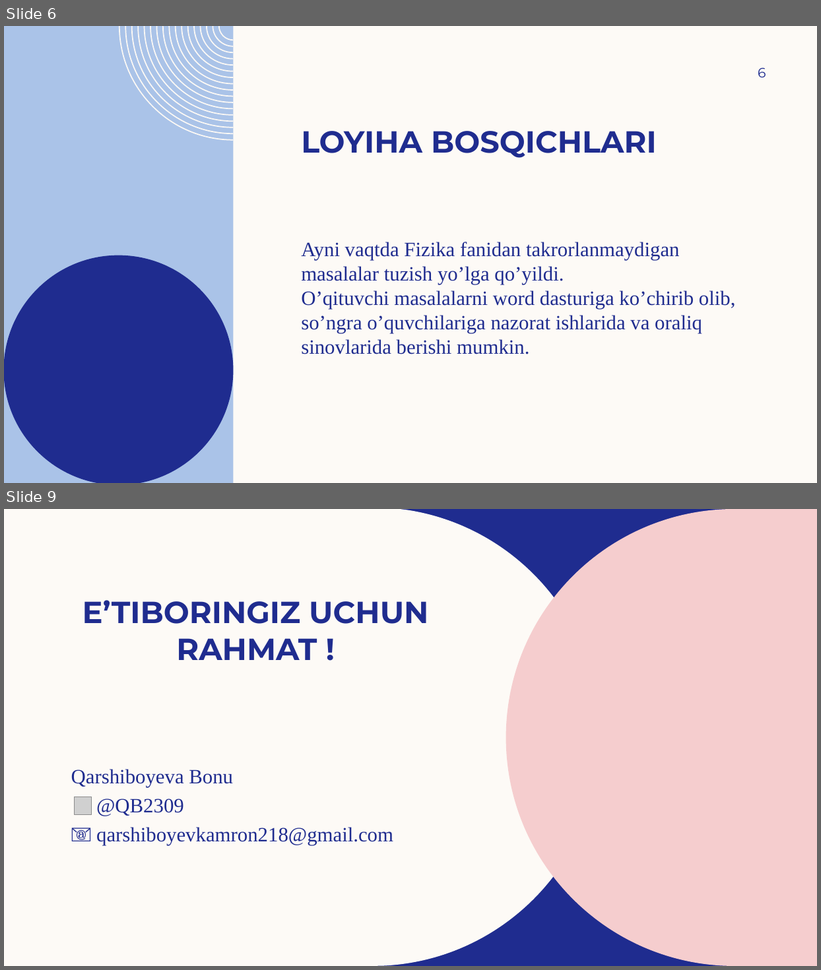
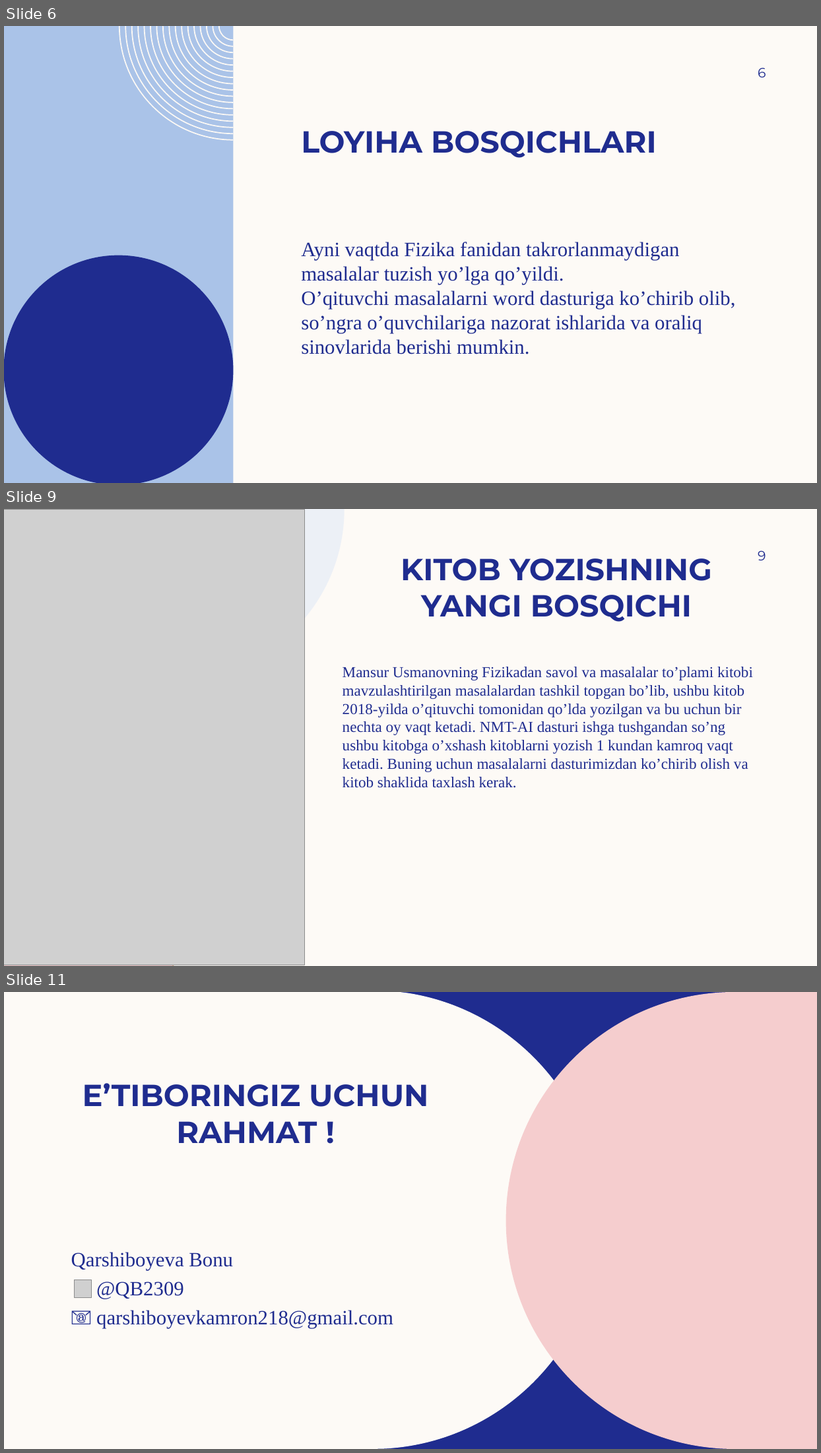
Before and after one commit to Hojiakbar-Turotov/NMT-AI, a slide deck: Nazorat materiallari tuzuvchi.pptx. Shown one above the other, each under a label of ours: slides 6 and 9 before the commit, slides 6, 9 and 11 after it; the slides between them are not shown. The pictures are 821x970 and 821x1453 pixels, drawn with LibreOffice and Linux fonts; fonts in the diff are those of the drawing; grey boxes stand for pictures; background and template pictures are left out. Boxes give left, top, right and bottom in pixels: in the first picture for what was removed or moved away, otherwise in the second. Text is boxed around its words. In the diff, an @@ line names an element or a change of style, - is before the commit and + after.

Commit message:
Zanjirning bir qismi uchun Om qonuni

```diff
--- a/Nazorat materiallari tuzuvchi.pptx
+++ b/Nazorat materiallari tuzuvchi.pptx
@@ slide 9 added at [4, 509, 817, 966], background #FDFAF6 @@
@@ freeform shape added at [4, 509, 174, 966], fill #D2D592 @@
@@ freeform shape added at [4, 509, 174, 679], fill #FDFAF6 @@
@@ picture added at [4, 509, 305, 966] @@
@@ freeform shape added at [174, 509, 345, 680], fill #DDE7F6 at 50% opacity @@
@@ title added at [401, 559, 712, 622], 36 pt, text #1F2C8F, bold @@
+KITOB YOZISHNING YANGI BOSQICHI
@@ page number added at [758, 551, 766, 560], 16 pt, text #1F2C8F @@
+9
@@ text added at [343, 667, 753, 788], 18 pt, text #1F2C8F @@
+Mansur Usmanovning Fizikadan savol va masalalar to’plami kitobi mavzulashtirilgan masalalardan tashkil topgan bo’lib, ushbu kitob 2018-yilda o’qituvchi tomonidan qo’lda yozilgan va bu uchun bir nechta oy vaqt ketadi. NMT-AI dasturi ishga tushgandan so’ng ushbu kitobga o’xshash kitoblarni yozish 1 kundan kamroq vaqt ketadi. Buning uchun masalalarni dasturimizdan ko’chirib olish va kitob shaklida taxlash kerak.
@@ freeform shape added at [4, 797, 174, 966], fill #DE8C8C at 50% opacity @@
@@ freeform shape added at [4, 796, 174, 966], fill #F5CDCE @@
@@ what was slide 9 is now slide 11 @@
```
Also in this commit, not shown: 4 slides changed, 1 other slide added, 2 other files.
